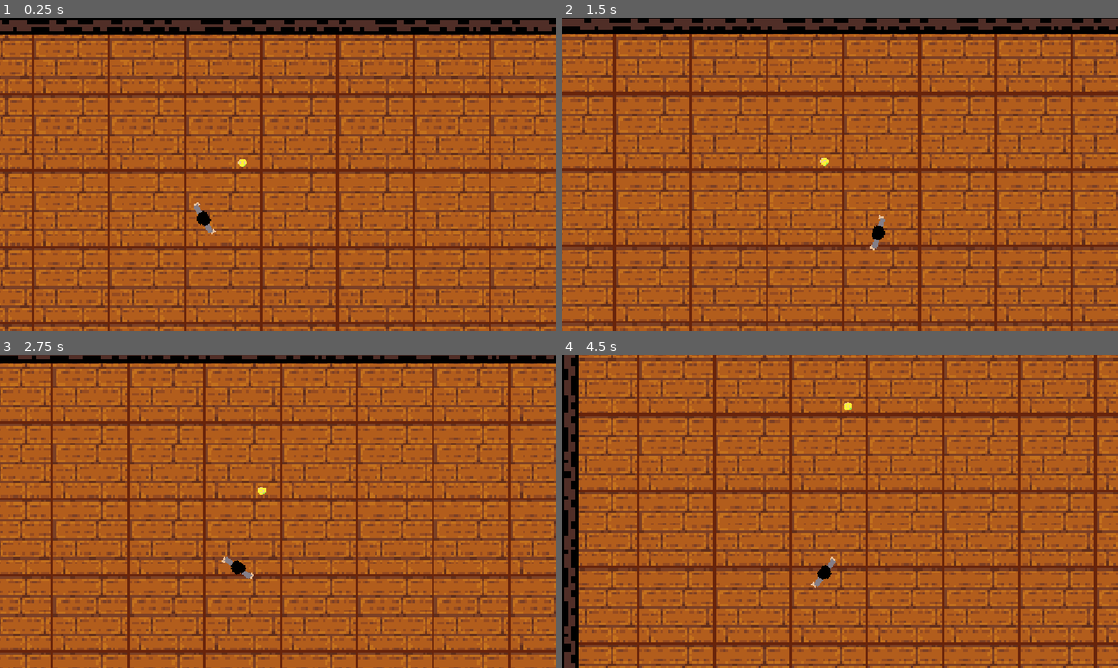
Above: before the commit, frames 1-4 (two rows, left to right).
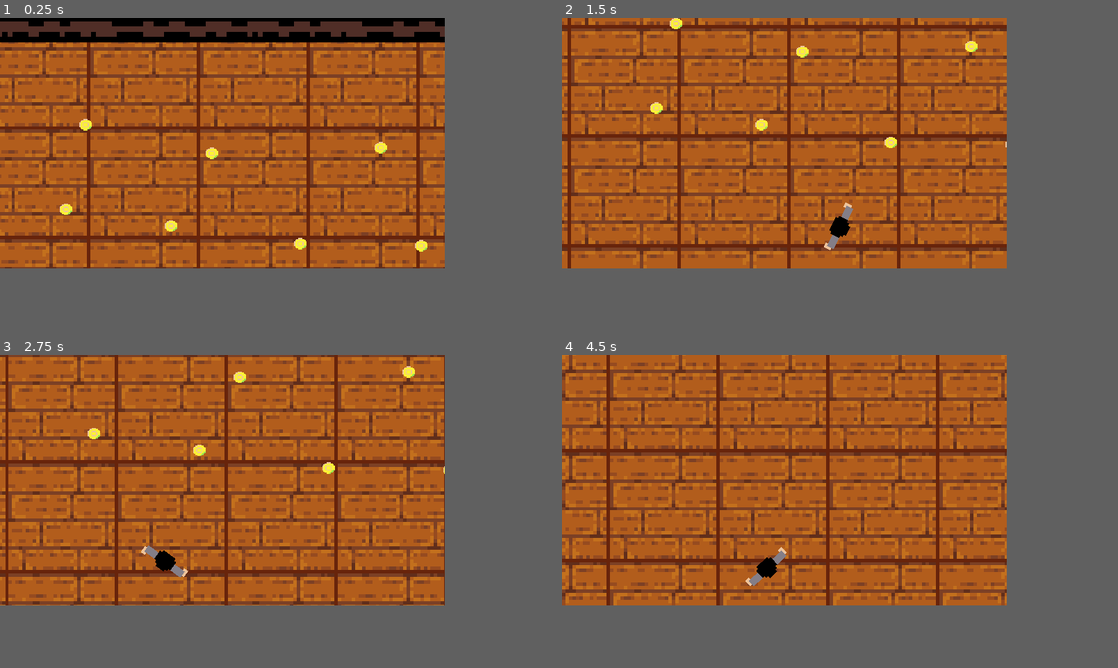
Above: after the commit, the same moments.

Repository: turdedman/GarbageJam-7
Game: Godot game, scene res://scenes/main.tscn
Same seed, same stepped clock (60 frames per second), same inputs: the game is played once before the commit and once after it.
Inputs (mouse positions are in pixels of both pictures, inside the frame that each line leads up to):
- Up to frame 1 (0.25 s): no input
- Up to frame 2 (1.5 s): move the mouse to (962, 158) at 0.52 s; hold D (D) 0.53-1.28 s; tap S (S) at 0.8, 1.35 s; move the mouse to (728, 190) at 1.27 s
- Up to frame 3 (2.75 s): tap D (D) at 1.55 s; tap Enter at 2 s; move the mouse to (333, 442) at 2.02 s; hold A (A) from 2.03 s (still down); tap S (S) at 2.3 s
- Up to frame 4 (4.5 s): move the mouse to (812, 574) at 2.77 s; release A (A) at 2.78 s; tap D (D) at 2.85 s; tap Space at 3.5 s; move the mouse to (1006, 558) at 3.52 s; hold S (S) 3.53-4.28 s; move the mouse to (673, 464) at 4.27 s; tap W (W) at 4.35 s
In our replay, the window is 800x450 before the commit and 640x360 after it. These sizes can differ from the game's own. Grey fills any space a smaller window leaves; there, only what the larger window draws over its background counts as a difference.

The runs differ from the first frame. In frame 1, 50% of the frame differs, in the area x 0-100%, y 0-100%; in frame 2, 50%; in frame 3, 48%; in frame 4, 50%.

Commit message:
scene changer implementerad

Diff:
--- a/project.godot
+++ b/project.godot
@@ -17,7 +17,9 @@
 
 [display]
 
-window/stretch/mode="canvas_items"
+window/size/viewport_width=640
+window/size/viewport_height=360
+window/stretch/mode="viewport"
 window/stretch/aspect="expand"
 
 [dotnet]
--- /dev/null
+++ b/scenes/ending_scene.tscn
@@ -0,0 +1,5 @@
+[gd_scene format=3 uid="uid://btg4t5n81fmr3"]
+
+[node name="EndingScene" type="Node2D" unique_id=825839345]
+
+[node name="Sprite2D" type="Sprite2D" parent="." unique_id=1558019948]
--- a/scenes/main.tscn
+++ b/scenes/main.tscn
@@ -160,3 +160,21 @@
 
 [node name="PickupItem" parent="." unique_id=1161134929 instance=ExtResource("6_tefeu")]
 position = Vector2(367, 171)
+
+[node name="PickupItem2" parent="." unique_id=107373138 instance=ExtResource("6_tefeu")]
+position = Vector2(491, 188)
+
+[node name="PickupItem3" parent="." unique_id=993434186 instance=ExtResource("6_tefeu")]
+position = Vector2(406, 101)
+
+[node name="PickupItem4" parent="." unique_id=1821156253 instance=ExtResource("6_tefeu")]
+position = Vector2(266, 155)
+
+[node name="PickupItem5" parent="." unique_id=144992352 instance=ExtResource("6_tefeu")]
+position = Vector2(285, 74)
+
+[node name="PickupItem6" parent="." unique_id=1371110923 instance=ExtResource("6_tefeu")]
+position = Vector2(607, 190)
+
+[node name="PickupItem7" parent="." unique_id=649723980 instance=ExtResource("6_tefeu")]
+position = Vector2(568, 96)
--- a/scripts/game_manager.gd
+++ b/scripts/game_manager.gd
@@ -10,3 +10,8 @@
 func add_coin():
 	coins += 1
 	pickup_item_label.text = "Coins: " + str(coins)+ "/" + str(totalcoins)
+	if coins >= totalcoins:
+		call_deferred("change_scene")
+
+func change_scene():
+	get_tree().change_scene_to_file("res://scenes/ending_scene.tscn")
